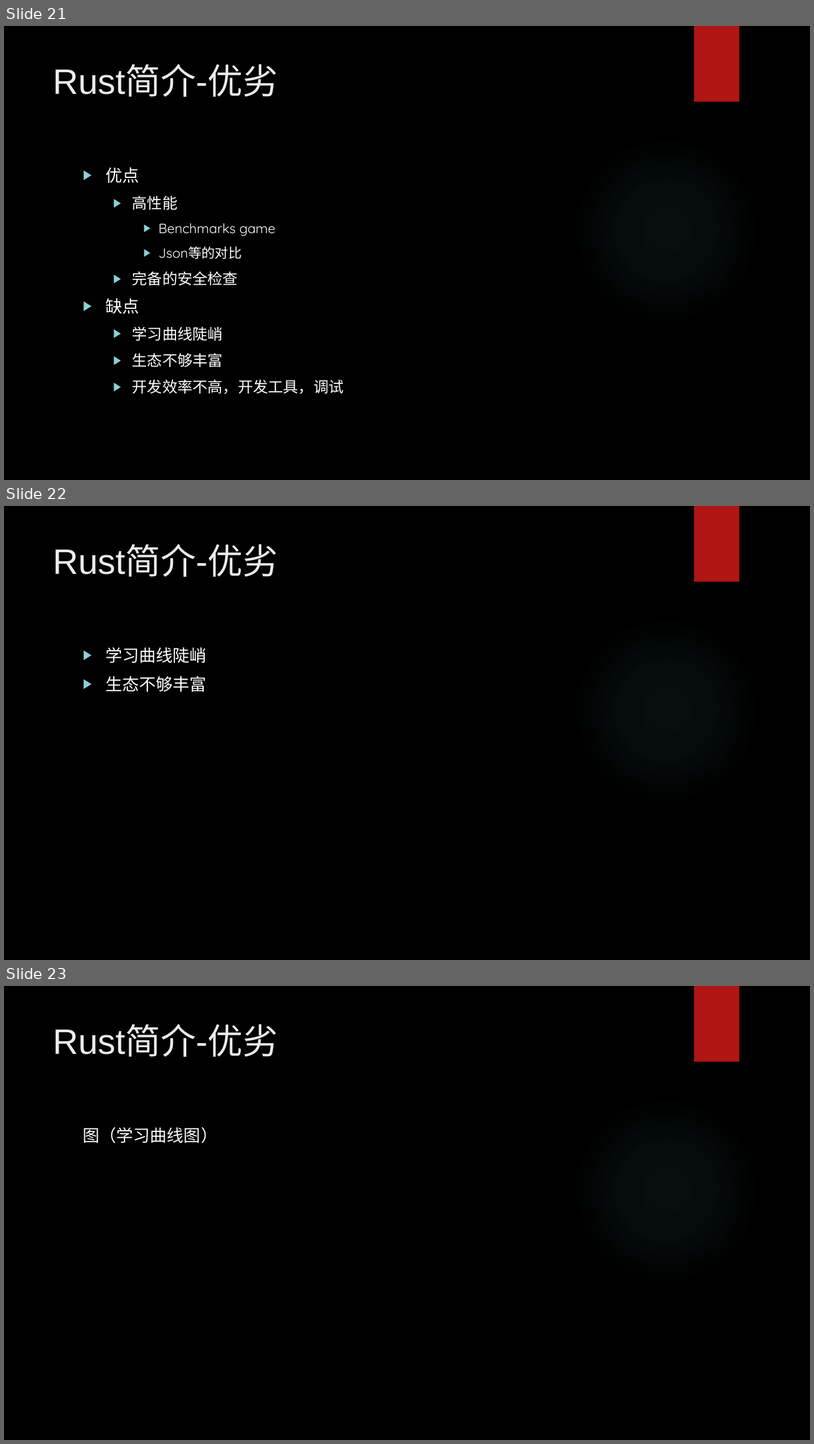
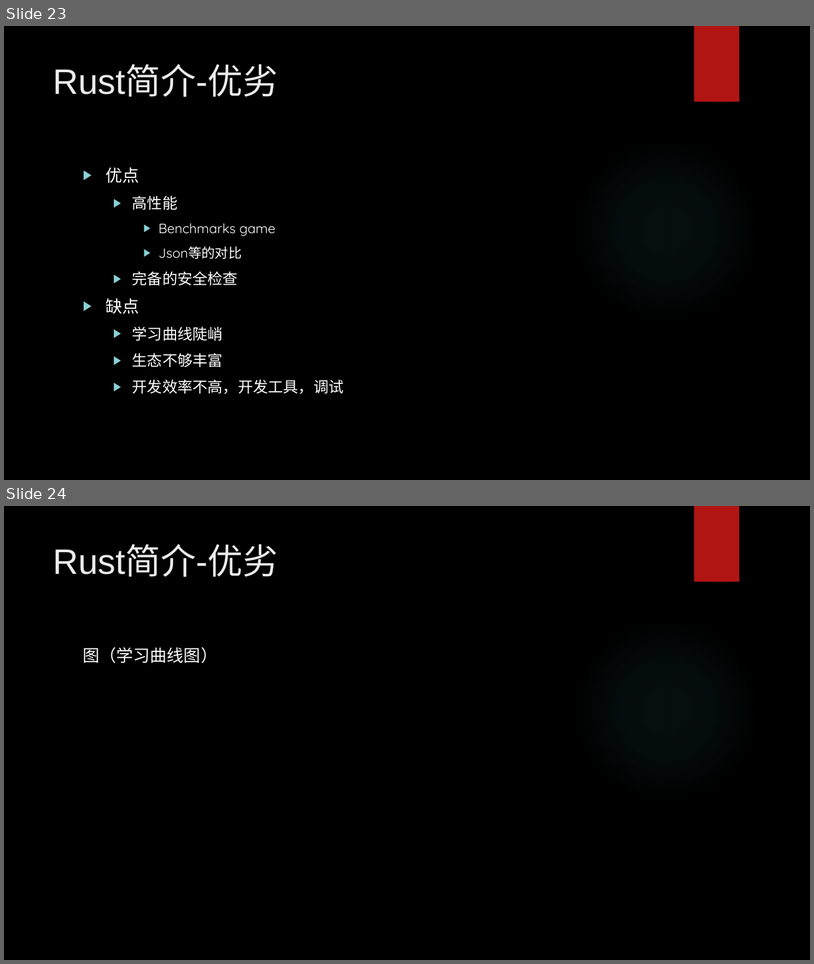
Before and after one commit to hengli-coder/rust_learning, a slide deck: Rust调研.pptx. Shown one above the other, each under a label of ours: slides 21, 22 and 23 before the commit, slides 23 and 24 after it. The pictures are 814x1444 and 814x964 pixels, drawn with LibreOffice and Linux fonts; fonts in the diff are those of the drawing; background and template pictures are left out. Boxes give left, top, right and bottom in pixels: in the first picture for what was removed or moved away, otherwise in the second. Text is boxed around its words. In the diff, an @@ line names an element or a change of style, - is before the commit and + after.

```diff
--- a/Rust调研.pptx
+++ b/Rust调研.pptx
@@ slide 22 removed at (4,506,810,960), background picture (left out); not listed: 2 template elements that a slide beside it also shows @@
@@ title removed at (53,546,278,577) @@
-Rust简介-优劣
@@ text removed at (106,647,207,692) @@
-▶ 学习曲线陡峭
-▶ 生态不够丰富
@@ what was slide 21 is now slide 23 @@
@@ what was slide 23 is now slide 24 @@
```
Also in this commit, not shown: 1 slide changed, 3 slides added, 1 other slide removed, 1 other file.
